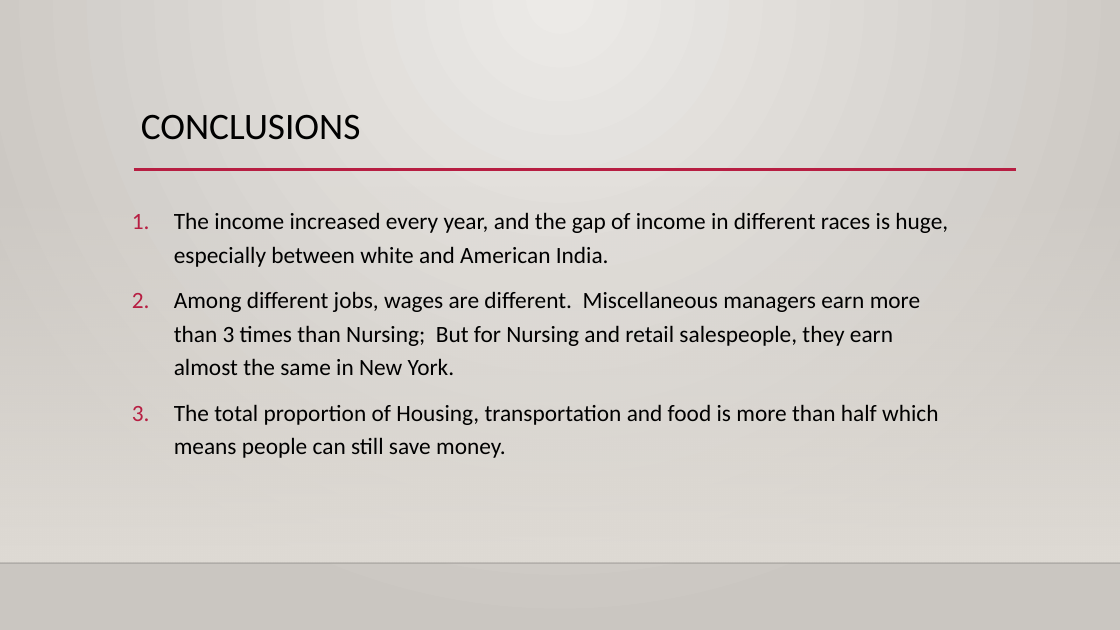
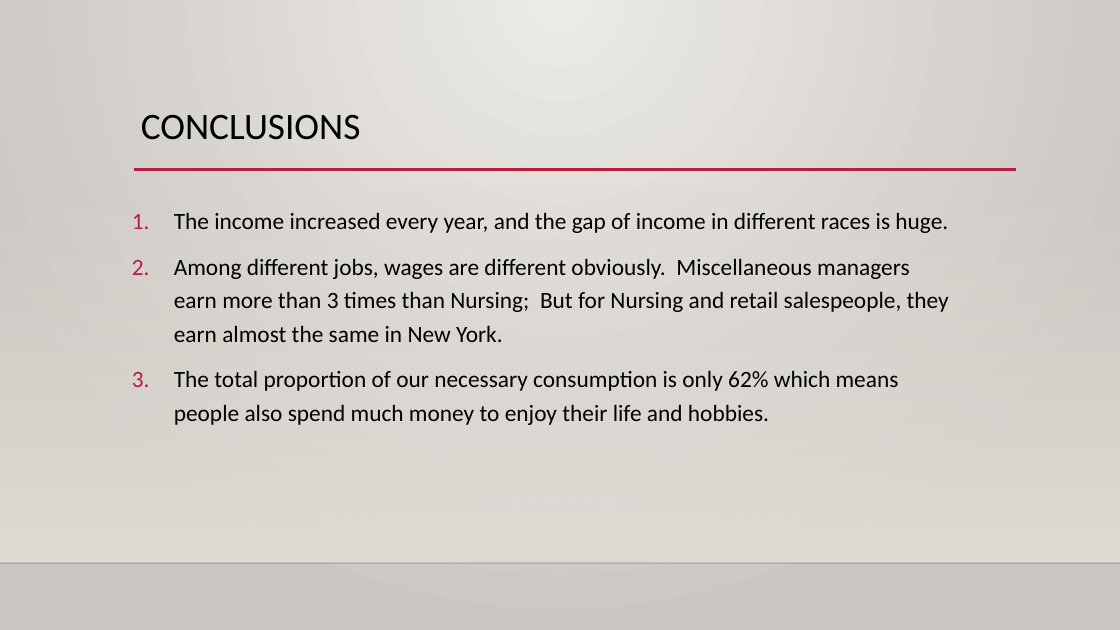
Before and after one commit to XIAOJIA68/DAV-5400, a slide deck: slide 14 of Final Presentation.pptx (slide 13 before the commit). Drawn at 1120x630 pixels with LibreOffice and Linux fonts; fonts in the diff are those of the drawing; background and template pictures are left out. Boxes give left, top, right and bottom in pixels: in the first picture for what was removed or moved away, otherwise in the second. Text is boxed around its words. In the diff, an @@ line names an element or a change of style, - is before the commit and + after.

```diff
--- a/Final Presentation.pptx
+++ b/Final Presentation.pptx
@@ text at box(174, 212, 949, 425): text changed @@
-1. The income increased every year, and the gap of income in different races is huge, especially between white and American India.
-2. Among different jobs, wages are different. Miscellaneous managers earn more than 3 times than Nursing; But for Nursing and retail salespeople, they earn almost the same in New York.
-3. The total proportion of Housing, transportation and food is more than half which means people can still save money.
+1. The income increased every year, and the gap of income in different races is huge.
+2. Among different jobs, wages are different obviously. Miscellaneous managers earn more than 3 times than Nursing; But for Nursing and retail salespeople, they earn almost the same in New York.
+3. The total proportion of our necessary consumption is only 62% which means people also spend much money to enjoy their life and hobbies.
```
Also in this commit, not shown: 4 other slides changed, 2 slides added, 1 slide removed.
